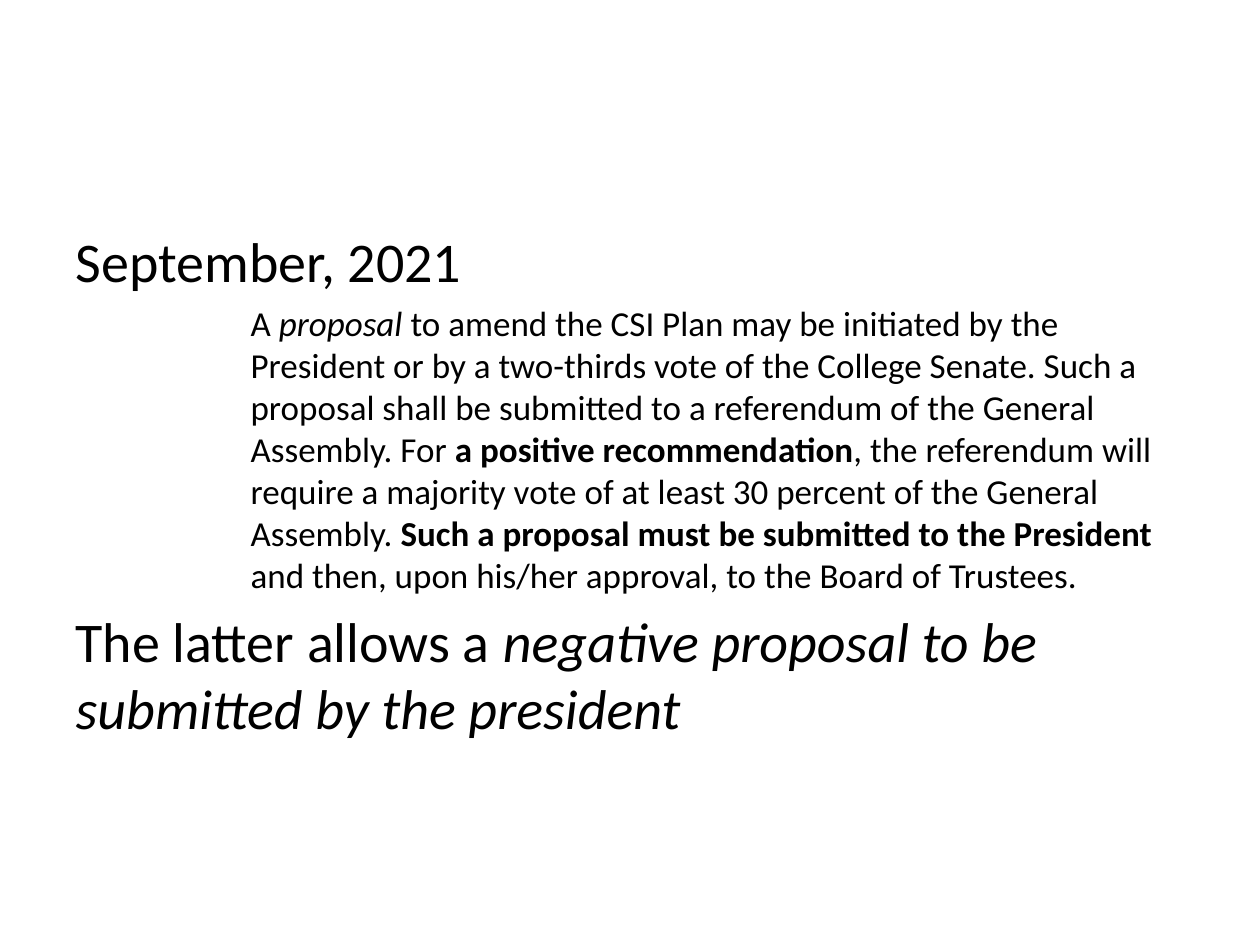
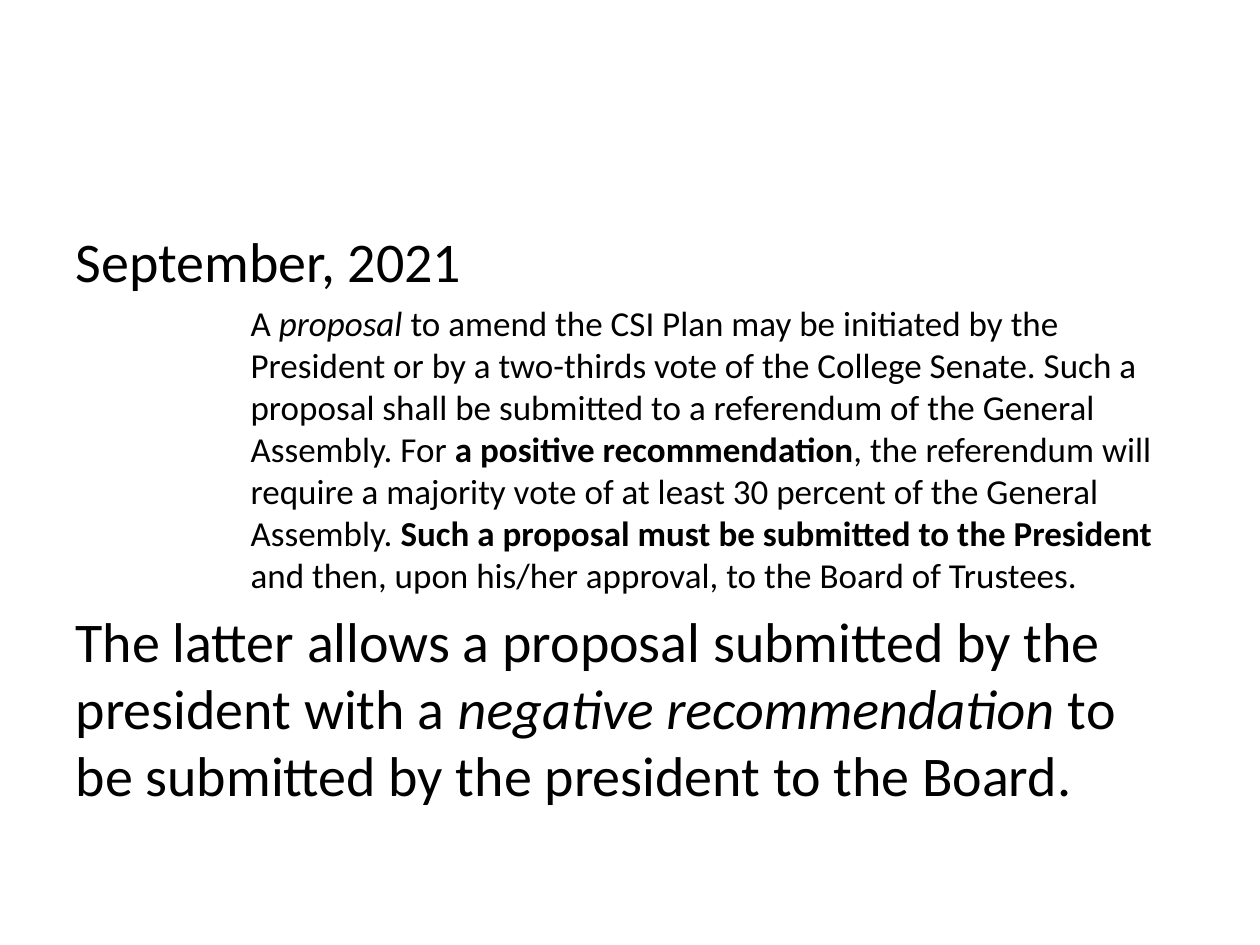
Before and after one commit to CSICollegeGovernance/CSICollegeGovernance.github.io, a slide deck: slide 23 of GovernanceCrisis/presentation.pptx. Drawn at 1260x945 pixels with LibreOffice and Linux fonts; fonts in the diff are those of the drawing. Boxes give left, top, right and bottom in pixels: in the first picture for what was removed or moved away, otherwise in the second. Text is boxed around its words. In the diff, an @@ line names an element or a change of style, - is before the commit and + after.

```diff
--- a/GovernanceCrisis/presentation.pptx
+++ b/GovernanceCrisis/presentation.pptx
@@ text at box(76, 623, 1116, 805): text changed; italic off @@
-The latter allows a negative proposal to be submitted by the president
+The latter allows a proposal submitted by the president with a negative recommendation to be submitted by the president to the Board.
```
Also in this commit, not shown: 4 other slides changed.
